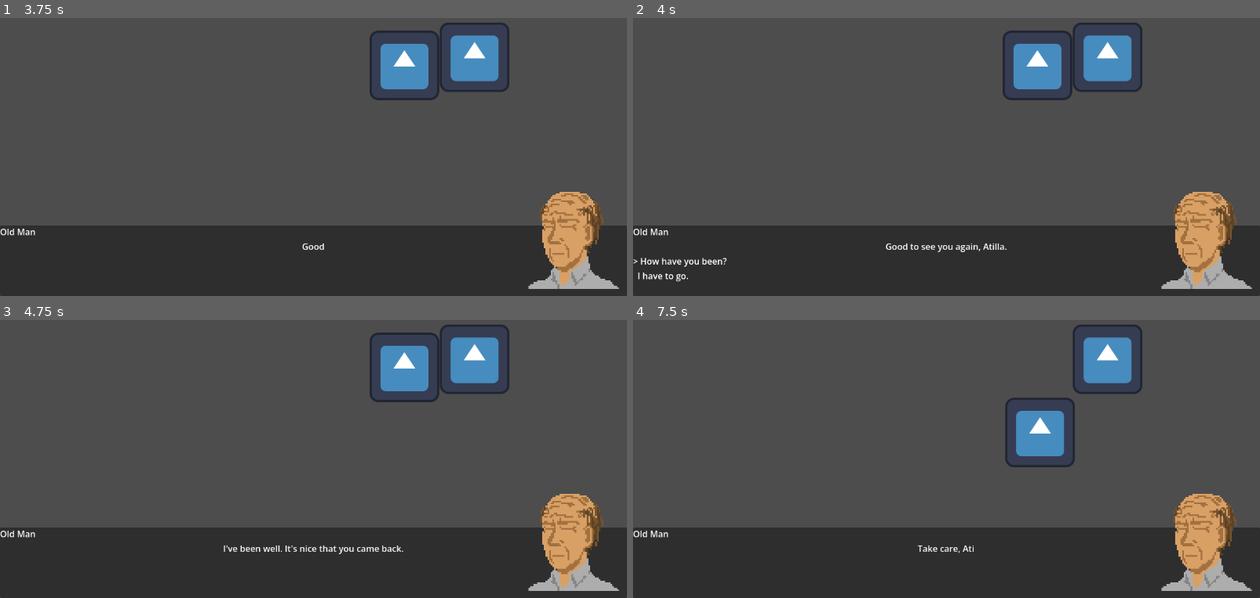
Above: before the commit, frames 1-4 (two rows, left to right).
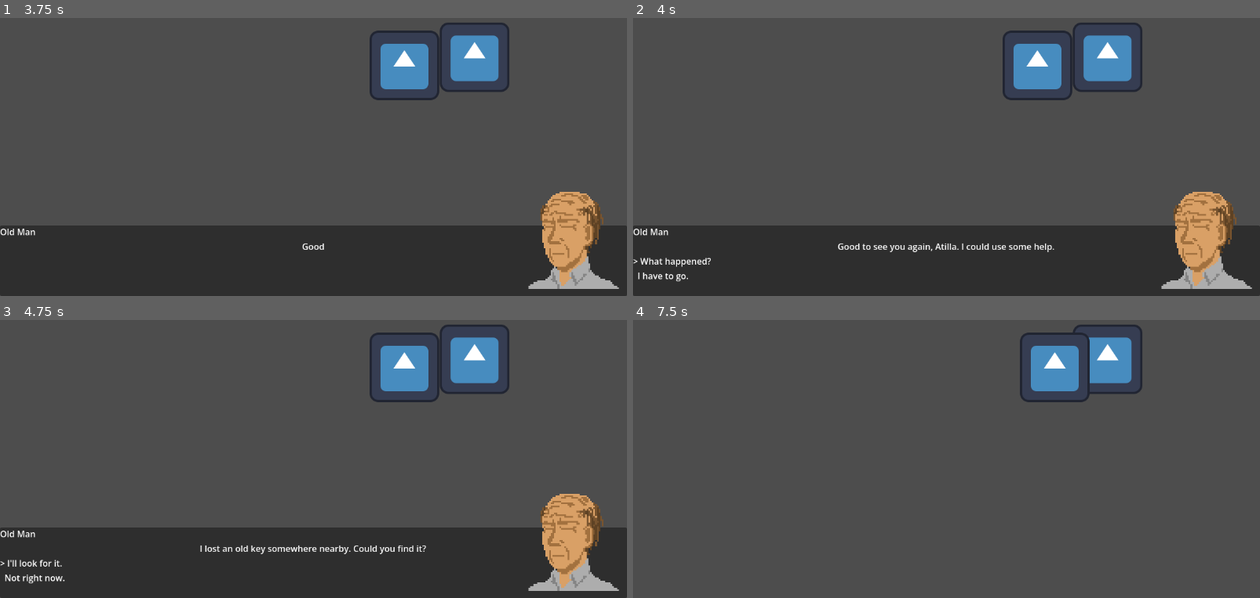
Above: after the commit, the same moments.

Repository: AtillaAkbulut/Godot-Dialogue-Framework
Game: Godot game, scene res://demo_scene.tscn
The game is run twice, just before and just after one commit, with the same random seed, the same clock (stepped at 60 frames per second) and the same inputs. Before the commit the project has no main scene; this scene is started directly in both runs. The engine's default icon, where the game draws it, is replaced by a stand-in: a white triangle on a blue panel in a dark square.
Inputs:
- Up to frame 1 (3.75 s): tap Enter (ui_accept) at 0.5, 0.77, 1.52, 2, 2.75, 3.02, 3.5 s; hold D (right) 0.53-1.28 s; hold K (give_test_key, bound only after the commit) 0.53-1.28 s; hold S (down) 1.28-2.03 s; tap E (interact) at 1.35 s; tap K (give_test_key, bound only after the commit) at 1.55, 2.85 s; hold D (right) 2.03-2.78 s; hold K (give_test_key, bound only after the commit) 2.03-2.78 s; hold Up (ui_up) 2.78-3.53 s; hold A (left) from 3.53 s (still down); hold E (interact) from 3.53 s (still down)
- Up to frame 2 (4 s): keep holding A (left); keep holding E (interact); tap Enter (ui_accept) at 3.77 s; tap K (give_test_key, bound only after the commit) at 3.8 s
- Up to frame 3 (4.75 s): keep holding A (left); tap Enter (ui_accept) at 4.25, 4.52 s; release E (interact) at 4.28 s; tap K (give_test_key, bound only after the commit) at 4.35 s
- Up to frame 4 (7.5 s): tap Enter (ui_accept) at 5, 6.02, 6.77 s; release A (left) at 5.03 s; hold S (down) 5.03-5.78 s; hold K (give_test_key, bound only after the commit) 5.03-5.78 s; hold D (right) 5.78-6.53 s; tap E (interact) at 5.85 s; tap K (give_test_key, bound only after the commit) at 6.05, 7.35 s; hold Up (ui_up) 6.53-7.28 s; hold K (give_test_key, bound only after the commit) 6.53-7.28 s; hold D (right) from 7.28 s (still down)

Frame 1 is identical in both runs. In frame 2, 0.7% of the frame differs, in the area x 1-68%, y 81-90%; in frame 3, 0.7%; in frame 4, 30%, in the area x 0-100%, y 4-100%.

Commit message:
example: add quest integration reference

Diff:
--- /dev/null
+++ b/demo/quest_example.gd
@@ -0,0 +1,54 @@
+extends Node
+class_name QuestExample
+
+enum QuestState {
+	NOT_STARTED,
+	ACTIVE,
+	COMPLETED
+}
+
+var quest_states: Dictionary = {}
+
+
+func start_quest(quest_id: String) -> void:
+	if quest_id.is_empty():
+		push_warning("Quest ID cannot be empty.")
+		return
+
+	var current_state := get_quest_state(quest_id)
+
+	if current_state == QuestState.COMPLETED:
+		return
+
+	quest_states[quest_id] = QuestState.ACTIVE
+
+	print("Quest started: ", quest_id)
+
+
+func complete_quest(quest_id: String) -> void:
+	if quest_id.is_empty():
+		push_warning("Quest ID cannot be empty.")
+		return
+
+	quest_states[quest_id] = QuestState.COMPLETED
+
+	print("Quest completed: ", quest_id)
+
+
+func reset_quest(quest_id: String) -> void:
+	quest_states[quest_id] = QuestState.NOT_STARTED
+
+
+func get_quest_state(quest_id: String) -> QuestState:
+	return quest_states.get(
+		quest_id,
+		QuestState.NOT_STARTED
+	)
+
+
+func is_quest_active(quest_id: String) -> bool:
+	return get_quest_state(quest_id) == QuestState.ACTIVE
+
+
+func is_quest_completed(quest_id: String) -> bool:
+	return get_quest_state(quest_id) == QuestState.COMPLETED
--- a/demo_scene.gd
+++ b/demo_scene.gd
@@ -1,4 +1,6 @@
 extends Node2D
+
+@onready var quest_example: QuestExample = $QuestExample
 
 
 func _ready() -> void:
@@ -18,17 +20,15 @@
 
 
 func _setup_demo_state() -> void:
-	# Dialogue variables
 	GameState.set_variable("player_name", "Atilla")
 	GameState.set_variable("gold", 120)
 
-	# NPC memory
 	GameState.set_flag("talked_to_old_man", false)
+	GameState.set_flag("has_old_key", false)
+	GameState.set_flag("key_already_given", false)
 
-	# Quest example
-	GameState.set_flag("quest_1_active", false)
-	GameState.set_flag("has_old_key", false)
-	GameState.set_flag("key_already_given", true)
+	quest_example.reset_quest("old_key_quest")
+	_sync_quest_flags()
 
 
 func _connect_dialogue_events() -> void:
@@ -40,6 +40,25 @@
 		)
 
 
+func _sync_quest_flags() -> void:
+	GameState.set_flag(
+		"old_key_quest_active",
+		quest_example.is_quest_active("old_key_quest")
+	)
+
+	GameState.set_flag(
+		"old_key_quest_completed",
+		quest_example.is_quest_completed("old_key_quest")
+	)
+
+	print(
+		"Quest flags synced | active: ",
+		GameState.has_flag("old_key_quest_active"),
+		" | completed: ",
+		GameState.has_flag("old_key_quest_completed")
+	)
+
+
 func _on_dialogue_event_triggered(event_id: String) -> void:
 	print("Dialogue Event Triggered: ", event_id)
 
@@ -47,12 +66,26 @@
 		"old_man_met_player":
 			GameState.set_flag("talked_to_old_man", true)
 
+		"old_key_quest_started":
+			quest_example.start_quest("old_key_quest")
+			_sync_quest_flags()
+
 		"old_key_given":
 			GameState.set_flag("has_old_key", false)
 			GameState.set_flag("key_already_given", true)
 
-		"quest_1_completed":
-			GameState.set_flag("quest_1_active", false)
+		"old_key_quest_completed":
+			quest_example.complete_quest("old_key_quest")
+			_sync_quest_flags()
 
 		_:
 			print("Unhandled dialogue event: ", event_id)
+
+
+func _unhandled_input(event: InputEvent) -> void:
+	if event.is_action_pressed("give_test_key"):
+		if quest_example.is_quest_active("old_key_quest"):
+			GameState.set_flag("has_old_key", true)
+			print("Test item received: old key")
+		else:
+			print("The old key quest is not active.")
--- a/demo_scene.tscn
+++ b/demo_scene.tscn
@@ -4,6 +4,7 @@
 [ext_resource type="PackedScene" uid="uid://cfnqikp8pt2t0" path="res://dialogue/dialogue_ui.tscn" id="2_ayuu8"]
 [ext_resource type="PackedScene" uid="uid://nbc2205s60w8" path="res://demo/demo_npc.tscn" id="3_ctgmk"]
 [ext_resource type="PackedScene" uid="uid://dkbl8nhed01pt" path="res://demo/demo_player.tscn" id="4_1hm1i"]
+[ext_resource type="Script" uid="uid://dru30sgqu3giu" path="res://demo/quest_example.gd" id="5_1hm1i"]
 
 [node name="demo_scene" type="Node2D" unique_id=331255201]
 script = ExtResource("1_8n7uv")
@@ -15,3 +16,6 @@
 
 [node name="DemoPlayer" parent="." unique_id=1125294017 instance=ExtResource("4_1hm1i")]
 position = Vector2(623, 212)
+
+[node name="QuestExample" type="Node" parent="." unique_id=84863422]
+script = ExtResource("5_1hm1i")
--- a/dialogue/dialogue_example.json
+++ b/dialogue/dialogue_example.json
@@ -7,6 +7,25 @@
   "start": "first_meeting",
 
   "start_rules": [
+	{
+	  "conditions": [
+        "old_key_quest_completed"
+	  ],
+	  "start": "quest_completed_intro"
+	},
+	{
+	  "conditions": [
+		"old_key_quest_active",
+        "has_old_key"
+	  ],
+	  "start": "key_found_intro"
+	},
+	{
+	  "conditions": [
+        "old_key_quest_active"
+	  ],
+	  "start": "quest_active_intro"
+	},
 	{
 	  "conditions": [
         "talked_to_old_man"
@@ -47,11 +66,11 @@
 	},
 
 	"returning_player": {
-	  "text": "Good to see you again, {player_name}.",
+	  "text": "Good to see you again, {player_name}. I could use some help.",
 	  "choices": [
 		{
-		  "text": "How have you been?",
-		  "next": "ask_wellbeing"
+		  "text": "What happened?",
+		  "next": "offer_quest"
 		},
 		{
 		  "text": "I have to go.",
@@ -60,8 +79,100 @@
 	  ]
 	},
 
-	"ask_wellbeing": {
-	  "text": "I've been well. It's nice that you came back.",
+	"offer_quest": {
+	  "text": "I lost an old key somewhere nearby. Could you find it?",
+	  "choices": [
+		{
+		  "text": "I'll look for it.",
+		  "next": "accept_quest"
+		},
+		{
+		  "text": "Not right now.",
+		  "next": "decline_quest"
+		}
+	  ]
+	},
+
+	"accept_quest": {
+	  "text": "Thank you. It means a lot to me.",
+	  "events": [
+        "old_key_quest_started"
+	  ],
+	  "end": true
+	},
+
+	"decline_quest": {
+	  "text": "I understand. Let me know if you change your mind.",
+	  "end": true
+	},
+
+	"quest_active_intro": {
+	  "text": "Have you found my old key yet?",
+	  "choices": [
+		{
+		  "text": "Not yet.",
+		  "next": "not_found"
+		},
+		{
+		  "text": "I have to go.",
+		  "next": "leave"
+		}
+	  ]
+	},
+
+	"key_found_intro": {
+	  "text": "Is that my old key in your hand?",
+	  "choices": [
+		{
+		  "text": "Give the old key.",
+		  "next": "give_key",
+		  "conditions": [
+			"has_old_key",
+            "!key_already_given"
+		  ]
+		},
+		{
+		  "text": "Keep it for now.",
+		  "next": "keep_key"
+		}
+	  ]
+	},
+
+	"give_key": {
+	  "text": "You found it. Thank you.",
+	  "events": [
+		"old_key_given",
+        "old_key_quest_completed"
+	  ],
+	  "end": true
+	},
+
+	"quest_completed_intro": {
+	  "text": "Thanks again for bringing my key back, {player_name}.",
+	  "choices": [
+		{
+		  "text": "You're welcome.",
+		  "next": "welcome"
+		},
+		{
+		  "text": "Leave.",
+		  "next": "leave"
+		}
+	  ]
+	},
+
+	"not_found": {
+	  "text": "Please keep looking. It must be somewhere nearby.",
+	  "end": true
+	},
+
+	"keep_key": {
+	  "text": "Why are you holding onto it?",
+	  "end": true
+	},
+
+	"welcome": {
+	  "text": "I won't forget what you did.",
 	  "end": true
 	},
 
--- a/project.godot
+++ b/project.godot
@@ -11,6 +11,7 @@
 [application]
 
 config/name="DialogueFramework"
+run/main_scene="uid://nwggbslalxqk"
 config/features=PackedStringArray("4.6", "Forward Plus")
 config/icon="res://icon.svg"
 
@@ -74,6 +75,11 @@
 "events": [Object(InputEventKey,"resource_local_to_scene":false,"resource_name":"","device":-1,"window_id":0,"alt_press …(192 unchanged characters)…
 ]
 }
+give_test_key={
+"deadzone": 0.2,
+"events": [Object(InputEventKey,"resource_local_to_scene":false,"resource_name":"","device":-1,"window_id":0,"alt_pressed":false,"shift_pressed":false,"ctrl_pressed":false,"meta_pressed":false,"pressed":false,"keycode":0,"physical_keycode":75,"key_label":0,"unicode":107,"location":0,"echo":false,"script":null)
+]
+}
 
 [physics]
 
Not shown, added: demo/quest_example.gd.uid
